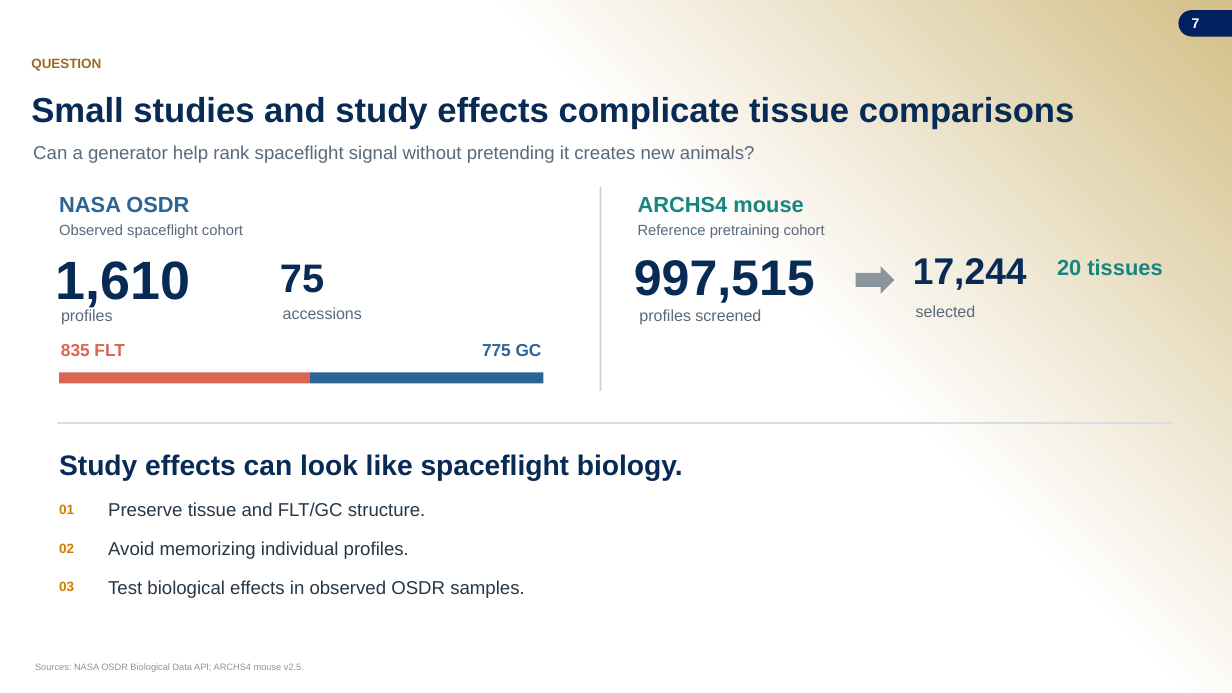
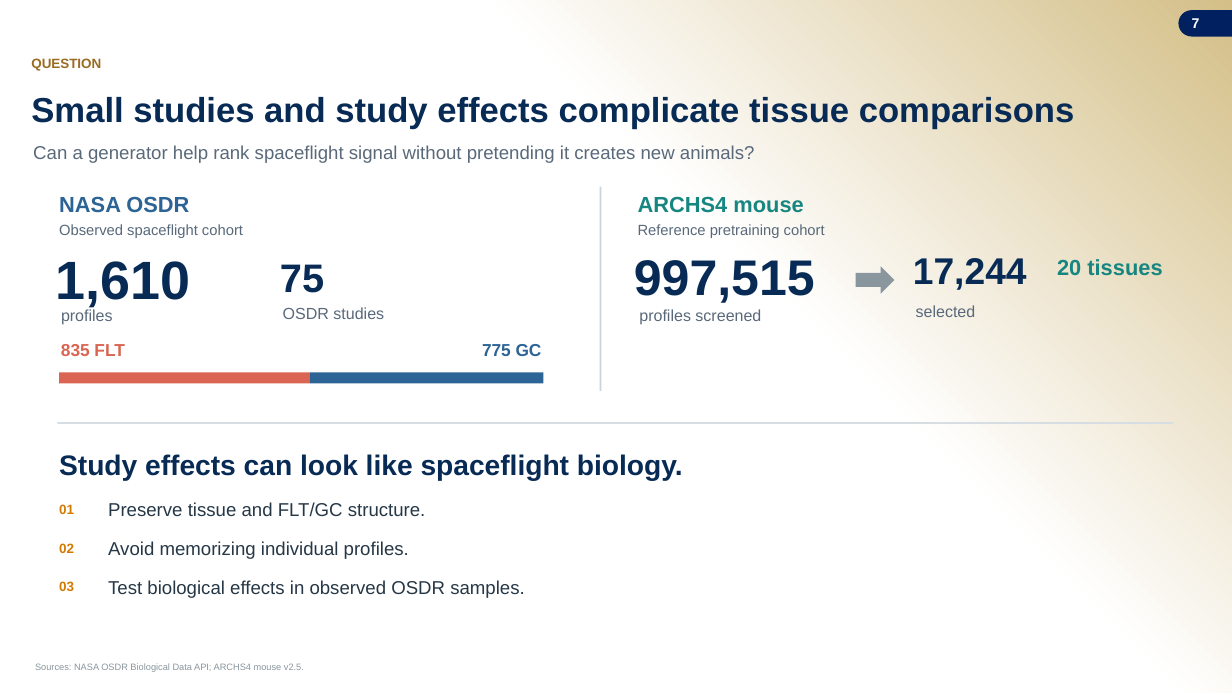
Before and after one commit to jasont314/nasa-mouse, a slide deck: slide 7 of presentation/SLSTP_2026_Generative_Transcriptomics.pptx. Drawn at 1232x693 pixels with LibreOffice and Linux fonts; fonts in the diff are those of the drawing; background and template pictures are left out. Boxes give left, top, right and bottom in pixels: in the first picture for what was removed or moved away, otherwise in the second. Text is boxed around its words. In the diff, an @@ line names an element or a change of style, - is before the commit and + after.

```diff
--- a/presentation/SLSTP_2026_Generative_Transcriptomics.pptx
+++ b/presentation/SLSTP_2026_Generative_Transcriptomics.pptx
@@ text at <box>283,307,384,319</box>: text changed @@
-accessions
+OSDR studies
```
Also in this commit, not shown: 22 other slides changed, 3 other files.
